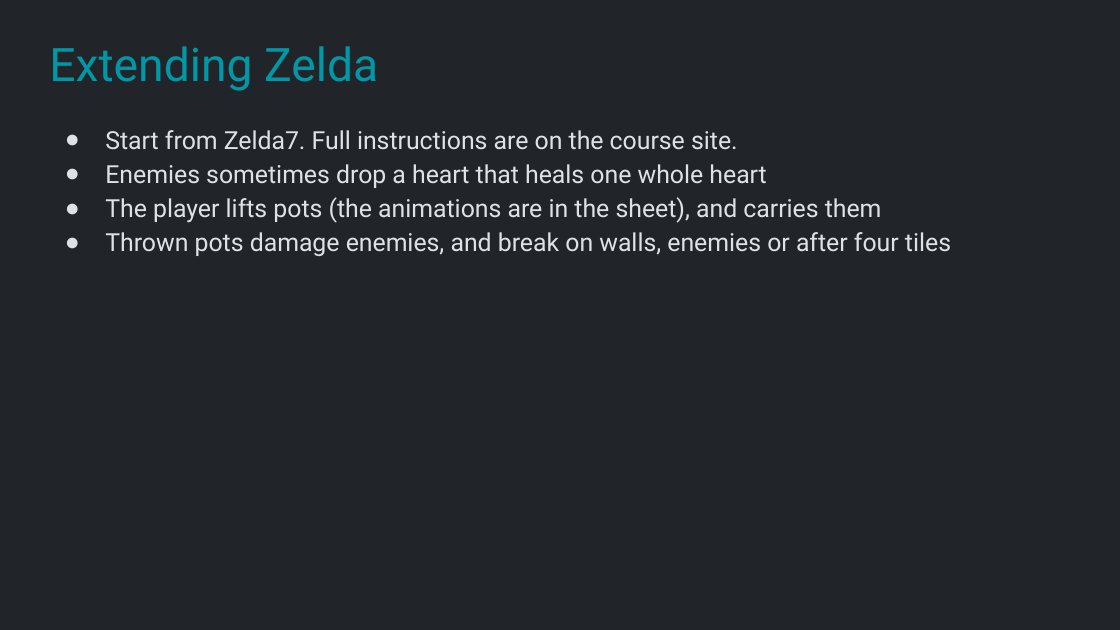
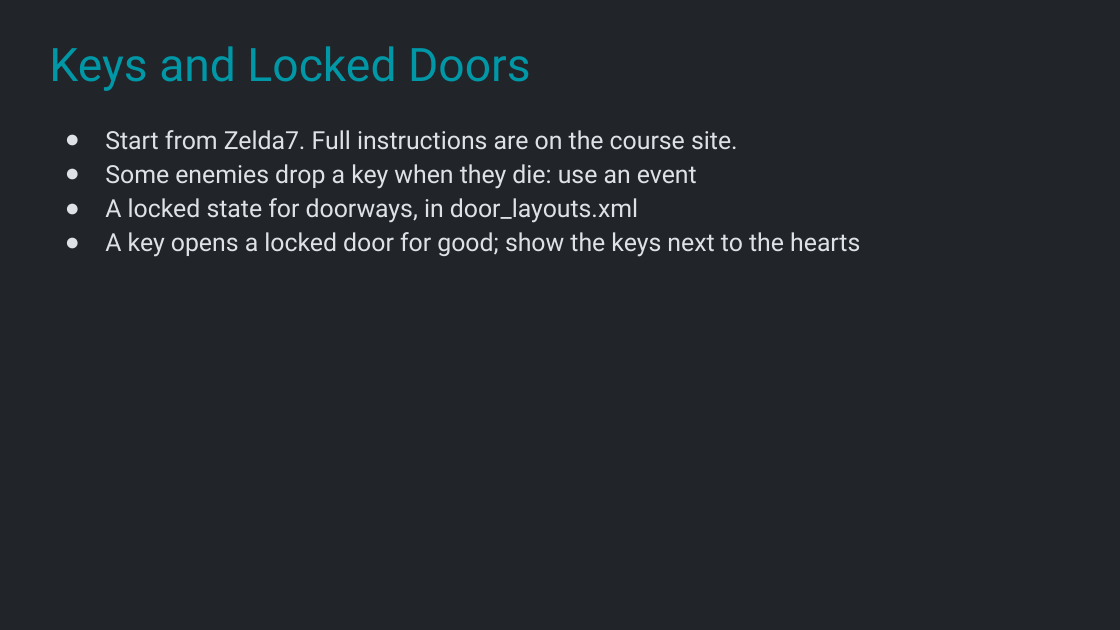
Before and after one commit to Metamate/gar, a slide deck: slide 35 of slides/08 The Legend of Zelda.pptx. Drawn at 1120x630 pixels with LibreOffice and Linux fonts; fonts in the diff are those of the drawing. Boxes give left, top, right and bottom in pixels: in the first picture for what was removed or moved away, otherwise in the second. Text is boxed around its words. In the diff, an @@ line names an element or a change of style, - is before the commit and + after.

```diff
--- a/slides/08 The Legend of Zelda.pptx
+++ b/slides/08 The Legend of Zelda.pptx
@@ title at [49,46,531,91]: text changed @@
-Extending Zelda
+Keys and Locked Doors
@@ text at [105,164,860,257]: text changed @@
-● Enemies sometimes drop a heart that heals one whole heart
-● The player lifts pots (the animations are in the sheet), and carries them
-● Thrown pots damage enemies, and break on walls, enemies or after four tiles
+● Some enemies drop a key when they die: use an event
+● A locked state for doorways, in door_layouts.xml
+● A key opens a locked door for good; show the keys next to the hearts
```
Also in this commit, not shown: 3 other files.
